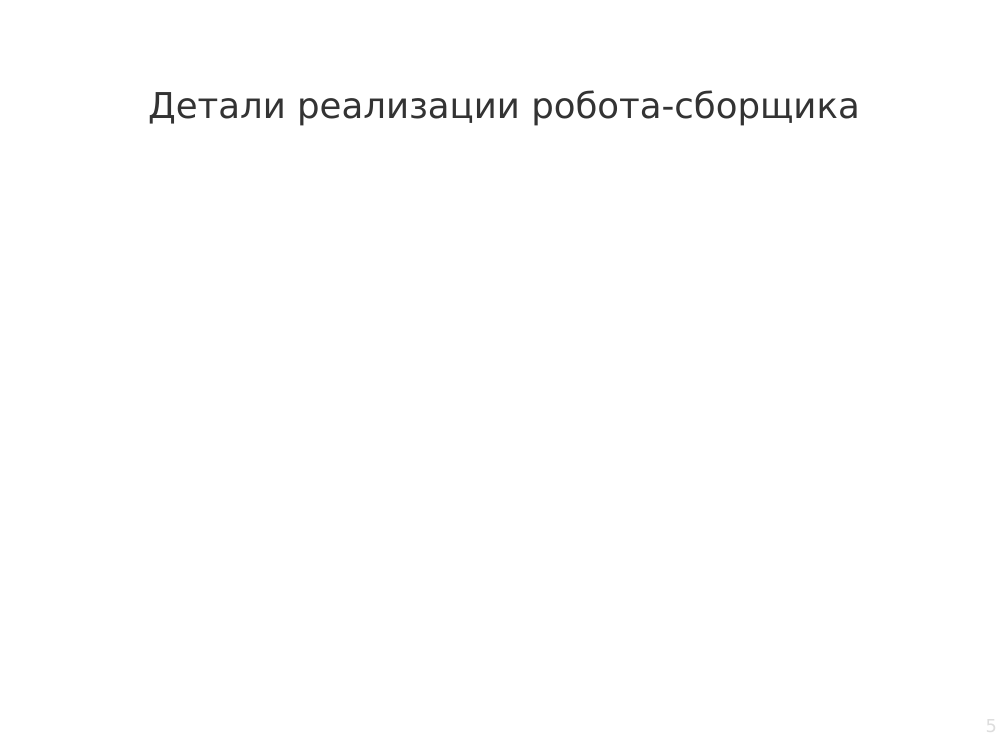
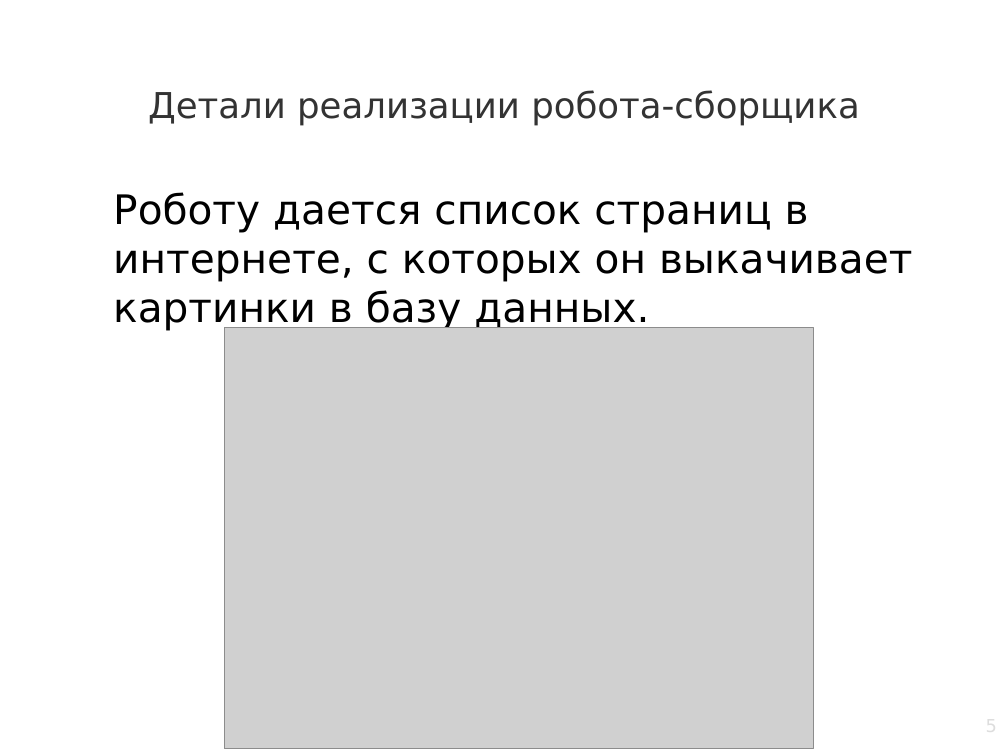
Before and after one commit to Face-Recognition-Team/find-face-on-site, a slide deck: slide 5 of презенташка.odp. Drawn at 1008x756 pixels with LibreOffice and Linux fonts; fonts in the diff are those of the drawing; grey boxes stand for pictures; background and template pictures are left out. Boxes give left, top, right and bottom in pixels: in the first picture for what was removed or moved away, otherwise in the second. Text is boxed around its words. In the diff, an @@ line names an element or a change of style, - is before the commit and + after.

Commit message:
Update slides, add text description

```diff
--- a/презенташка.odp
+++ b/презенташка.odp
@@ text added at (113, 192, 912, 331), 32 pt, text #000000 @@
+Роботу дается список страниц в интернете, с которых он выкачивает картинки в базу данных.
@@ picture added at (224, 327, 813, 749) @@
```
Also in this commit, not shown: 2 other slides changed, 1 other file.
